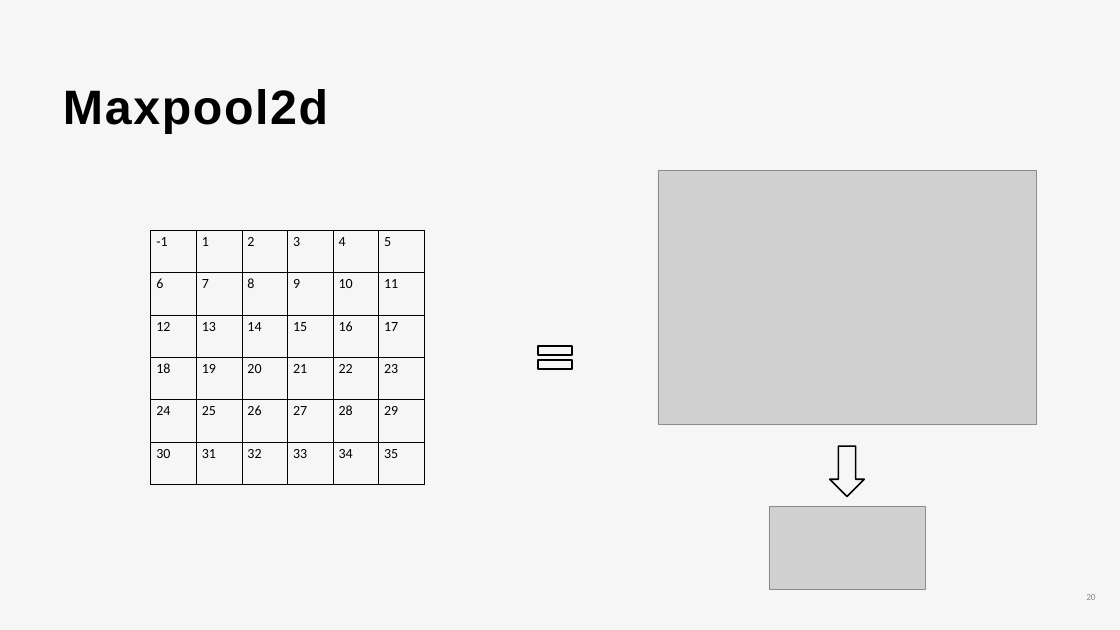
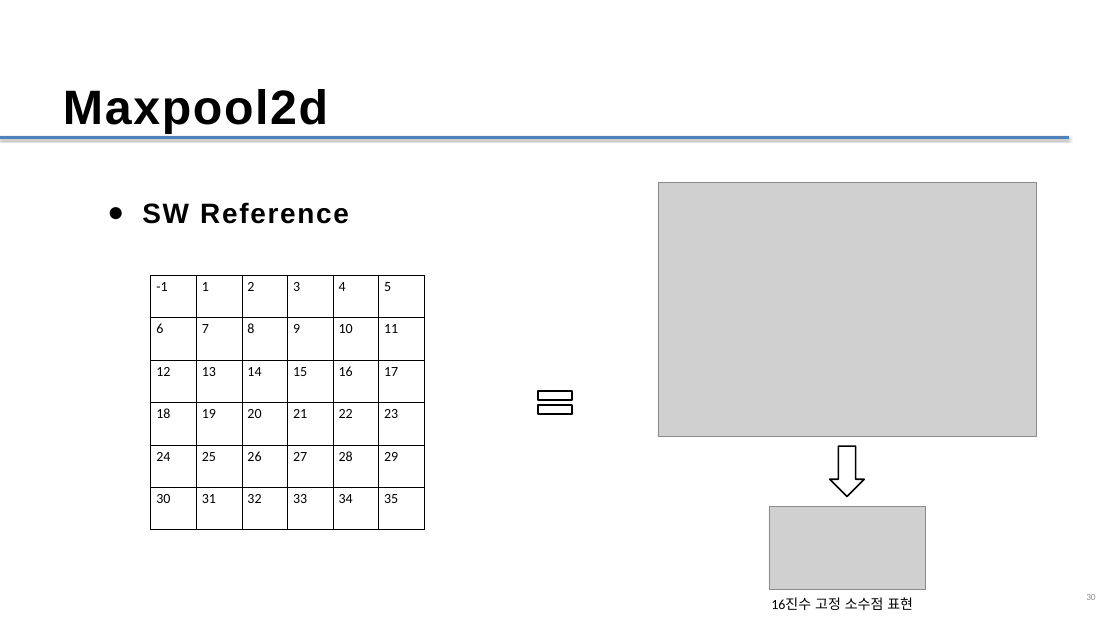
Before and after one commit to Kkumteulyi/2024-CapStone, a slide deck: slide 30 of 캡스톤_(정윤혁,차동근)_1208.pptx (slide 20 before the commit). Drawn at 1120x630 pixels with LibreOffice and Linux fonts; fonts in the diff are those of the drawing; grey boxes stand for pictures. Boxes give left, top, right and bottom in pixels: in the first picture for what was removed or moved away, otherwise in the second. Text is boxed around its words. In the diff, an @@ line names an element or a change of style, - is before the commit and + after.

```diff
--- a/캡스톤_(정윤혁,차동근)_1208.pptx
+++ b/캡스톤_(정윤혁,차동근)_1208.pptx
@@ background #F6F6F6 to #FFFFFF @@
@@ line added from (0, 138) to (1068, 138), #4F81BD 3 pt @@
@@ text added at (142,202,349,224), 36 pt, text #000000, bold @@
+● SW Reference
@@ picture: place and size @@
-picture at (658,170,1036,424)
+picture at (658,182,1036,436)
@@ table: place and size @@
-table at (151,230,423,484)
+table at (151,276,423,530)
@@ math equal: place and size @@
-math equal at (532,338,578,377)
+math equal at (532,382,578,422)
@@ text added at (771,597,913,610), 18 pt, text #000000 @@
+16진수 고정 소수점 표현
```
Also in this commit, not shown: 17 other slides changed, 20 slides added, 4 slides removed.
